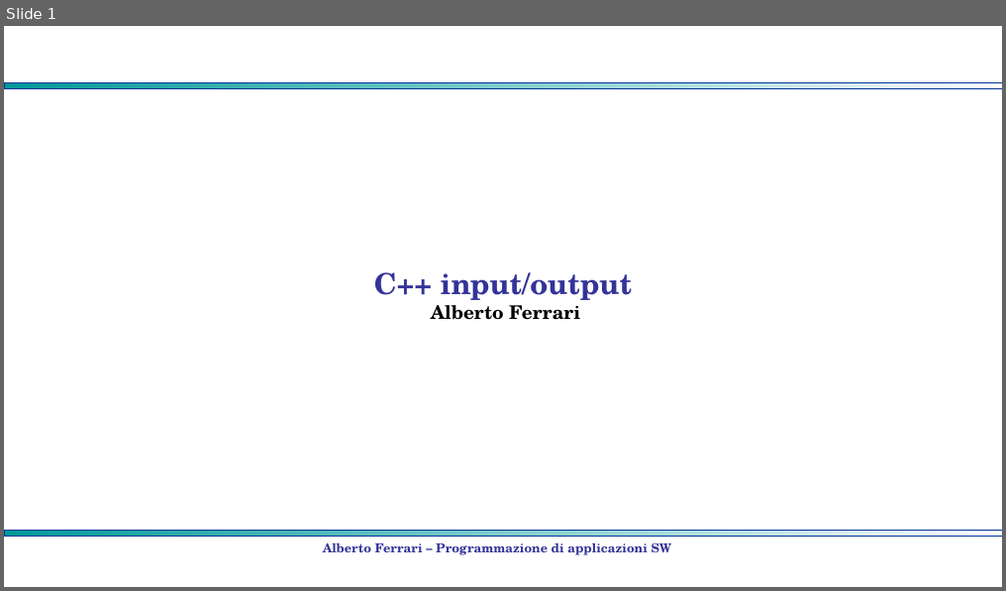
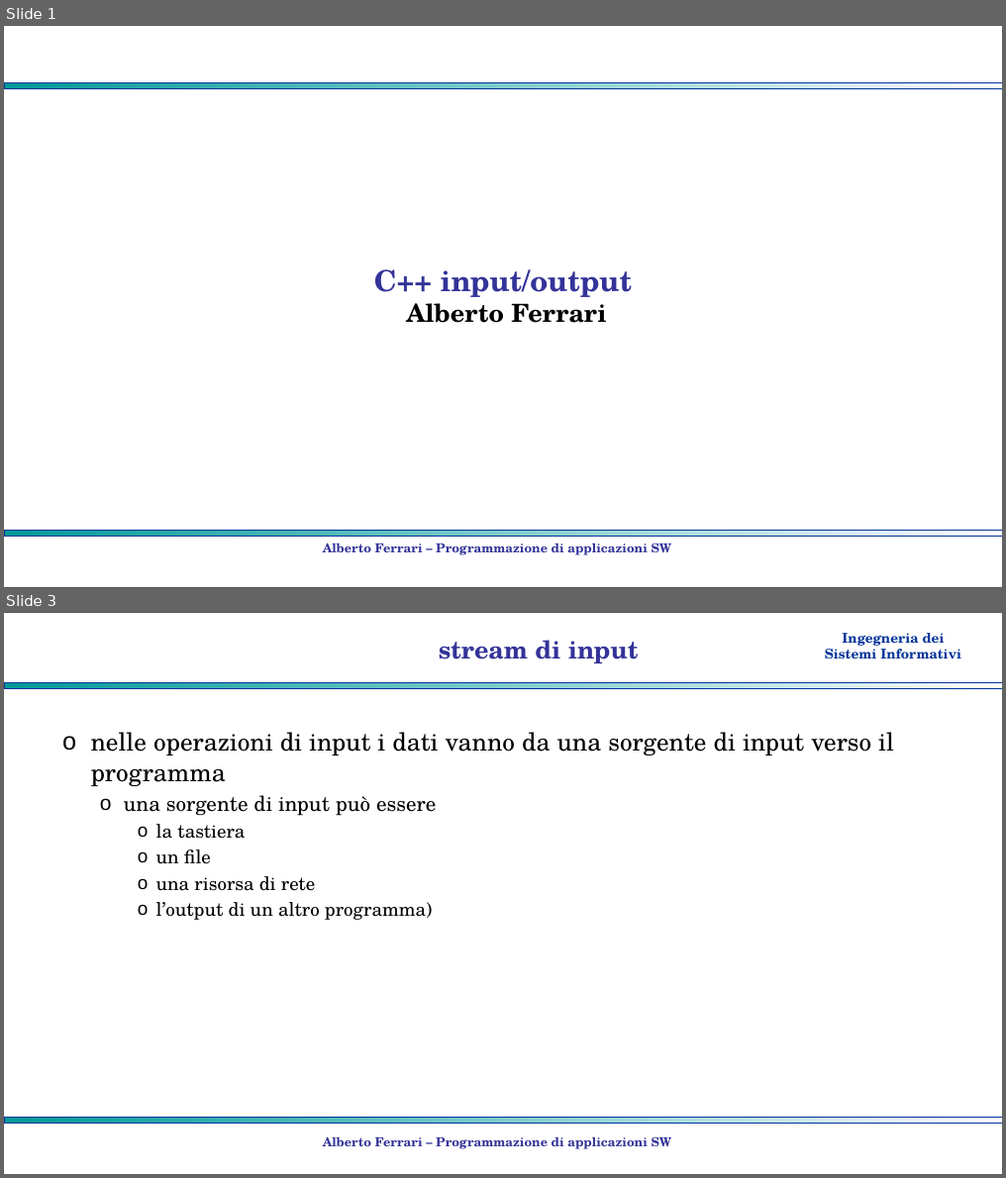
Before and after one commit to albertoferrari/pasw, a slide deck: lezioni/PASW03c - C++ input output.pptx. Shown one above the other, each under a label of ours: slide 1 before the commit, slides 1 and 3 after it; the slides between them are not shown. The pictures are 1006x591 and 1006x1178 pixels, drawn with LibreOffice and Linux fonts; fonts in the diff are those of the drawing; background and template pictures are left out. Boxes give left, top, right and bottom in pixels: in the first picture for what was removed or moved away, otherwise in the second. Text is boxed around its words. In the diff, an @@ line names an element or a change of style, - is before the commit and + after.

```diff
--- a/lezioni/PASW03c - C++ input output.pptx
+++ b/lezioni/PASW03c - C++ input output.pptx
@@ slide 3 added at (x1=4, y1=613, x2=1002, y2=1174), background #FFFFFF; not listed: 1 template element that a slide beside it also shows @@
@@ title added at (x1=439, y1=640, x2=639, y2=663), 24 pt, text #333399, bold @@
+stream di input
@@ text added at (x1=825, y1=633, x2=961, y2=660), 13 pt, text #003399, bold @@
+Ingegneria dei
+Sistemi Informativi
@@ rectangle added at (x1=4, y1=682, x2=1002, y2=688), fill gradient #009999 to #FFFFFF, outline #003399 0.75 pt @@
@@ text added at (x1=91, y1=732, x2=894, y2=920), 24 pt, text #000000 @@
+o nelle operazioni di input i dati vanno da una sorgente di input verso il programma
+  o una sorgente di input può essere
+    o la tastiera
+    o un file
+    o una risorsa di rete
+    o l’output di un altro programma)
@@ text added at (x1=323, y1=1137, x2=672, y2=1150), 12 pt, text #333399, bold @@
+Alberto Ferrari – Programmazione di applicazioni SW
@@ slide 1 changed as well @@
@@ title "C++ input/output Alberto Ferrari" at (x1=374, y1=270, x2=632, y2=323): size 18 to 24 pt in "Alberto Ferrari" @@
```
Also in this commit, not shown: 2 other slides changed, 2 other slides added, 1 other file.
